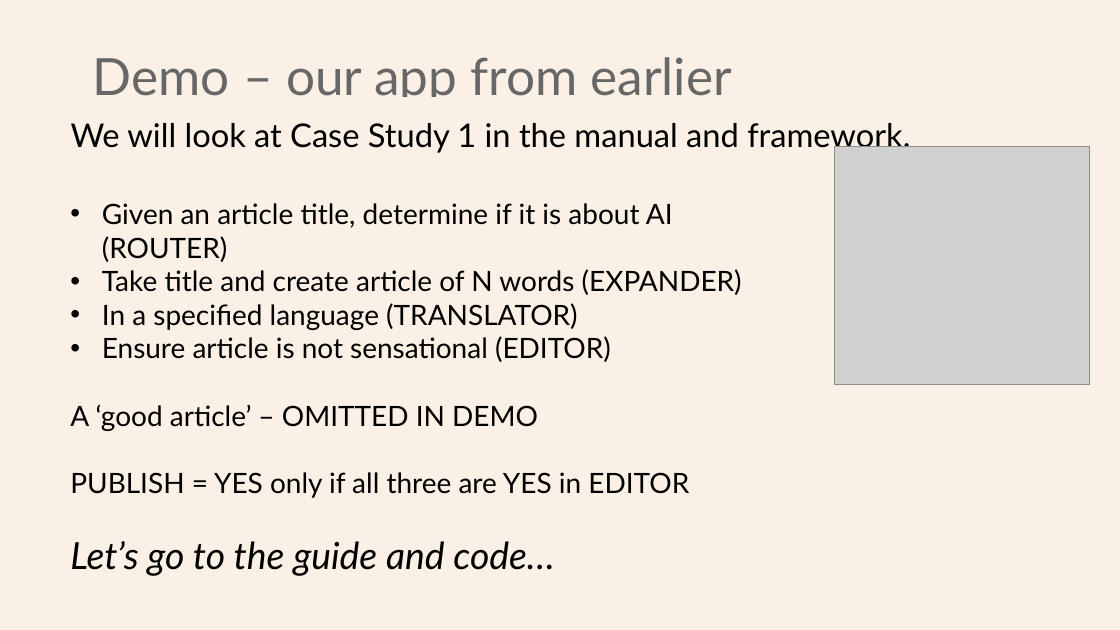
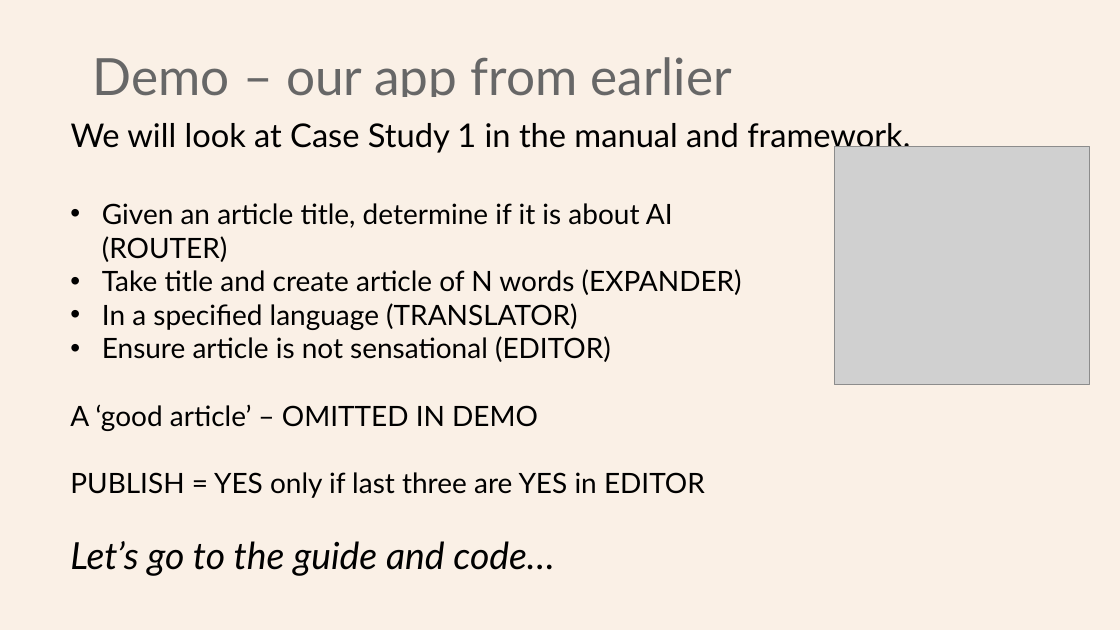
Before and after one commit to Python-Test-Engineer/eval-framework, a slide deck: slide 22 of PYDATA_LONDON_02SEP2025.pptx. Drawn at 1120x630 pixels with LibreOffice and Linux fonts; fonts in the diff are those of the drawing; grey boxes stand for pictures. Boxes give left, top, right and bottom in pixels: in the first picture for what was removed or moved away, otherwise in the second. Text is boxed around its words. In the diff, an @@ line names an element or a change of style, - is before the commit and + after.

```diff
--- a/PYDATA_LONDON_02SEP2025.pptx
+++ b/PYDATA_LONDON_02SEP2025.pptx
@@ text at [70, 472, 705, 498]: text changed @@
-PUBLISH = YES only if all three are YES in EDITOR
+PUBLISH = YES only if last three are YES in EDITOR
```
Also in this commit, not shown: 5 other slides changed, 1 other file.
